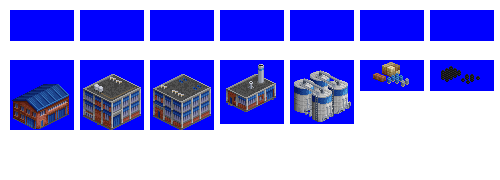
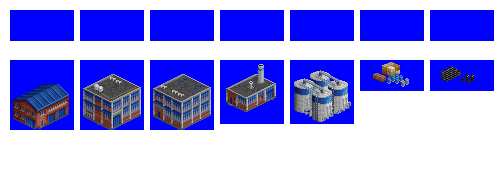
Comparing the layer stacks of the two 500 x 180 images. Changes:
painted on "tyres" over (x1=441, y1=66, x2=480, y2=84)
